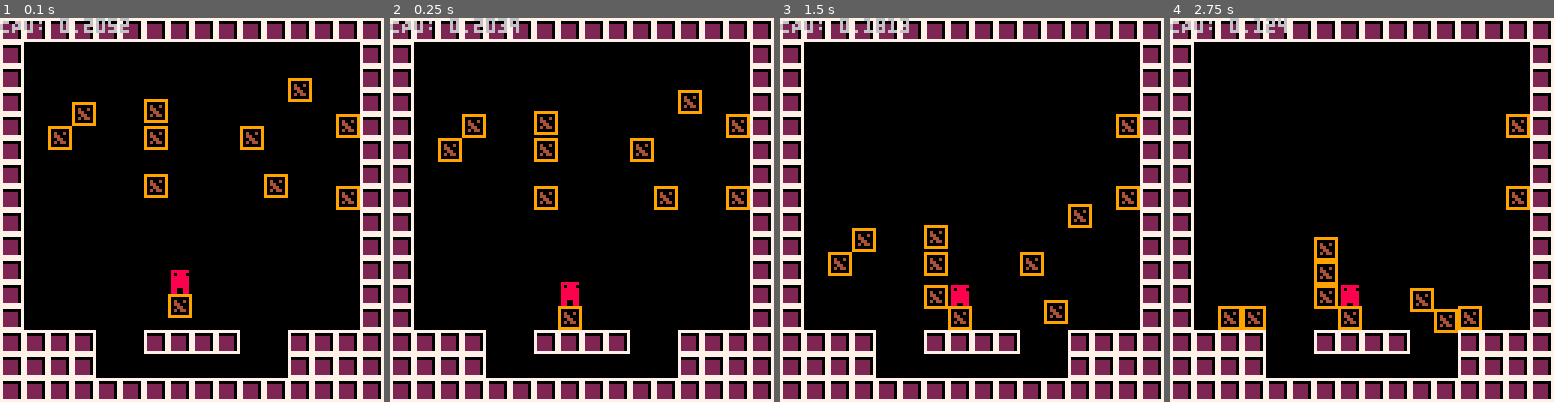
Above: before the commit, frames 1-4 (left to right).
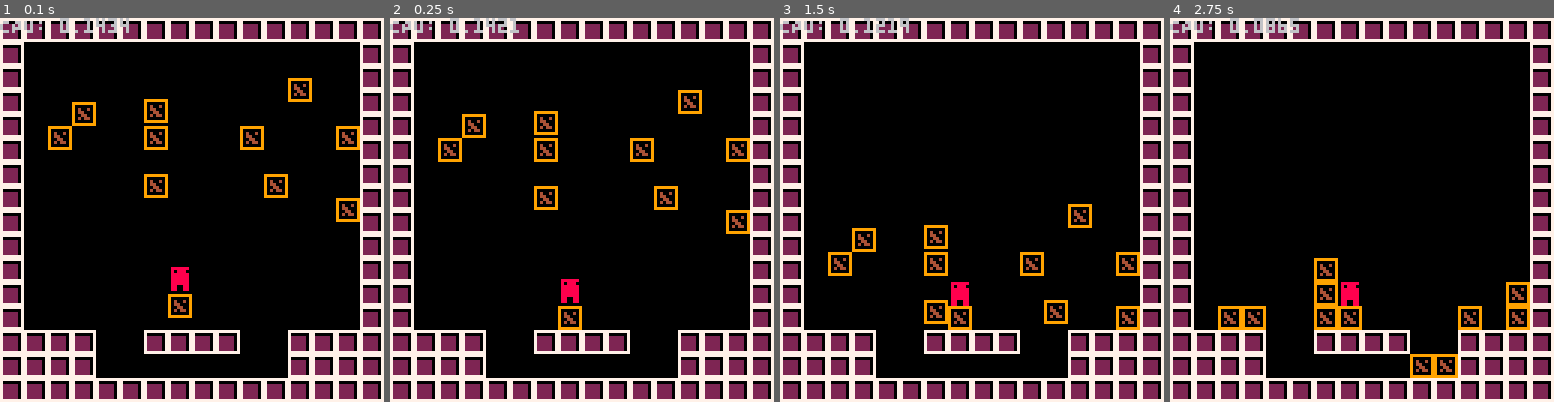
Above: after the commit, the same moments.

Repository: ExOK/Celeste2
Game: PICO-8 cartridge celeste2.p8
Two runs of this game, one before a commit and one after it. Both use one fixed random seed, a clock stepped at 60 frames per second and the inputs below.
Inputs:
- Up to frame 1 (0.1 s): no input
- Up to frame 2 (0.25 s): no input
- Up to frame 3 (1.5 s): no input
- Up to frame 4 (2.75 s): no input

The runs differ from the first frame. In frame 1, 0.9% of the frame differs, in the area x 21-94%, y 0-72%; in frame 2, 1.2%; in frame 3, 1.4%; in frame 4, 2.7%, in the area x 21-94%, y 0-94%.

Commit message:
movement fix

Diff:
--- a/celeste2.p8
+++ b/celeste2.p8
@@ -41,9 +41,7 @@
 	self.spr = self.tile
 end
 crate.update = function(self)
-	if (not self:check_solid(0, 1)) then
-		self:move_y(1)
-	end
+	self:move_y(1)
 end
 
 setmetatable(crate, lookup)
--- a/object.lua
+++ b/object.lua
@@ -34,7 +34,7 @@
 	local mxs = sign(mx)
 	while (mx != 0)
 	do
-		if (self:check_solid(mxs)) then
+		if (self:check_solid(mxs, 0)) then
 			break
 		else
 			self.x += mxs
@@ -57,7 +57,7 @@
 	local mys = sign(my)
 	while (my != 0)
 	do
-		if (self:check_solid(mys)) then
+		if (self:check_solid(0, mys)) then
 			break
 		else
 			self.y += mys
